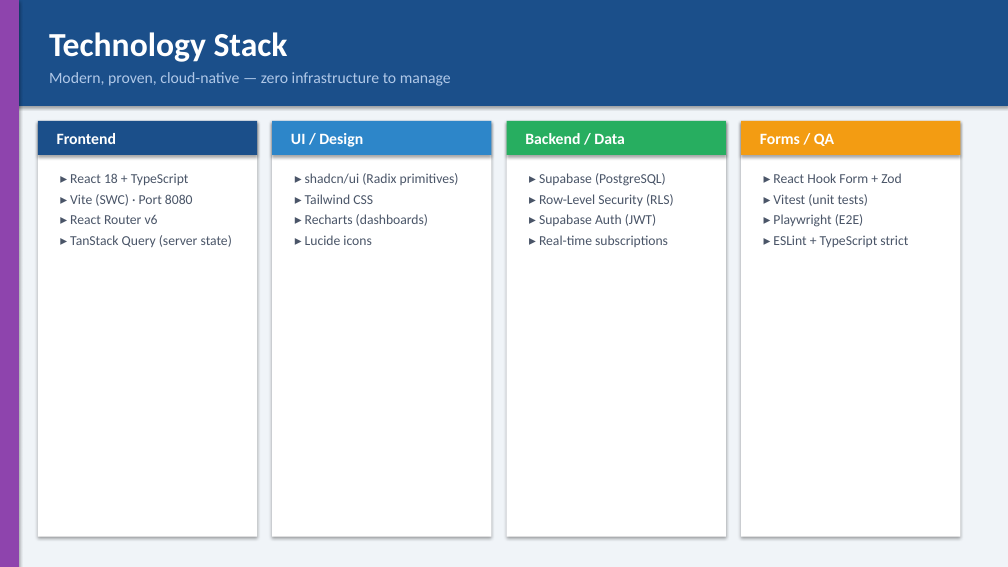
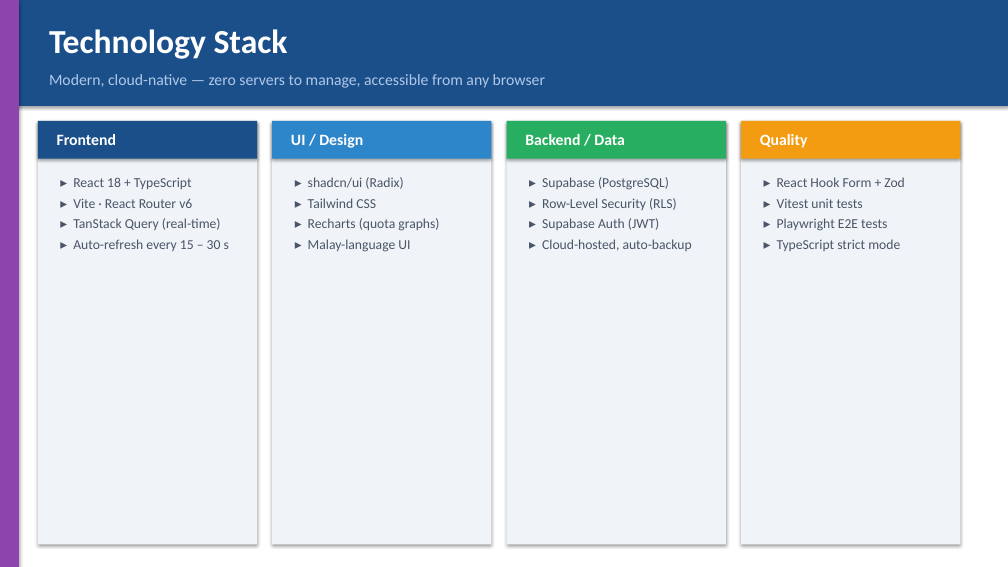
Before and after one commit to vvssubra/pharmacy-bin-keeper, a slide deck: slide 9 of docs/pharmacy-bin-keeper-deck.pptx (slide 7 before the commit). Drawn at 1008x567 pixels with LibreOffice and Linux fonts; fonts in the diff are those of the drawing. Boxes give left, top, right and bottom in pixels: in the first picture for what was removed or moved away, otherwise in the second. Text is boxed around its words. In the diff, an @@ line names an element or a change of style, - is before the commit and + after.

```diff
--- a/docs/pharmacy-bin-keeper-deck.pptx
+++ b/docs/pharmacy-bin-keeper-deck.pptx
@@ rectangle at box(0, 0, 1008, 567): fill #F0F4F8 to #FFFFFF @@
@@ text at box(49, 74, 545, 88): text changed @@
-Modern, proven, cloud-native — zero infrastructure to manage
+Modern, cloud-native — zero servers to manage, accessible from any browser
@@ rectangle: place and size @@
-rectangle at box(38, 121, 257, 155)
+rectangle at box(38, 121, 257, 159)
@@ rectangle: place and size @@
-rectangle at box(38, 121, 257, 537)
+rectangle at box(38, 121, 257, 544)
@@ rectangle: place and size @@
-rectangle at box(272, 121, 492, 155)
+rectangle at box(272, 121, 492, 159)
@@ rectangle: place and size @@
-rectangle at box(272, 121, 492, 537)
+rectangle at box(272, 121, 492, 544)
@@ rectangle: place and size @@
-rectangle at box(507, 121, 726, 155)
+rectangle at box(507, 121, 726, 159)
@@ rectangle: place and size @@
-rectangle at box(507, 121, 726, 537)
+rectangle at box(507, 121, 726, 544)
@@ rectangle: place and size @@
-rectangle at box(741, 121, 960, 155)
+rectangle at box(741, 121, 960, 159)
@@ fill #FFFFFF to #F0F4F8 in 4 elements at box(38, 121, 257, 544), box(272, 121, 492, 544), box(507, 121, 726, 544), box(741, 121, 960, 544) @@
@@ rectangle: place and size @@
-rectangle at box(741, 121, 960, 537)
+rectangle at box(741, 121, 960, 544)
@@ text at box(760, 134, 808, 148): text changed @@
-Forms / QA
+Quality
@@ text at box(308, 177, 403, 189): text changed @@
-▸ shadcn/ui (Radix primitives)
+▸ shadcn/ui (Radix)
@@ text at box(73, 198, 229, 251): text changed @@
-▸ Vite (SWC) · Port 8080
-▸ React Router v6
-▸ TanStack Query (server state)
+▸ Vite · React Router v6
+▸ TanStack Query (real-time)
+▸ Auto-refresh every 15 – 30 s
@@ text at box(777, 198, 900, 251): text changed @@
-▸ Vitest (unit tests)
-▸ Playwright (E2E)
-▸ ESLint + TypeScript strict
+▸ Vitest unit tests
+▸ Playwright E2E tests
+▸ TypeScript strict mode
@@ text at box(308, 218, 439, 252): text changed @@
-▸ Recharts (dashboards)
-▸ Lucide icons
+▸ Recharts (quota graphs)
+▸ Malay-language UI
@@ text at box(542, 239, 692, 251): text changed @@
-▸ Real-time subscriptions
+▸ Cloud-hosted, auto-backup
```
Also in this commit, not shown: 6 other slides changed, 4 slides added, 4 slides removed, 1 other file.
